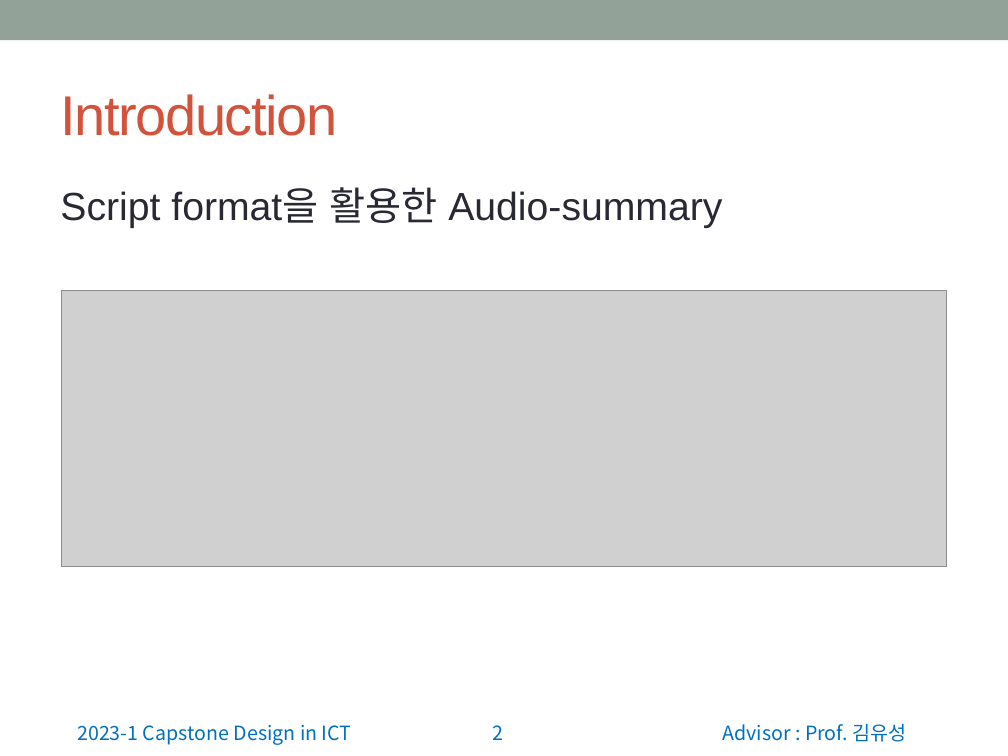
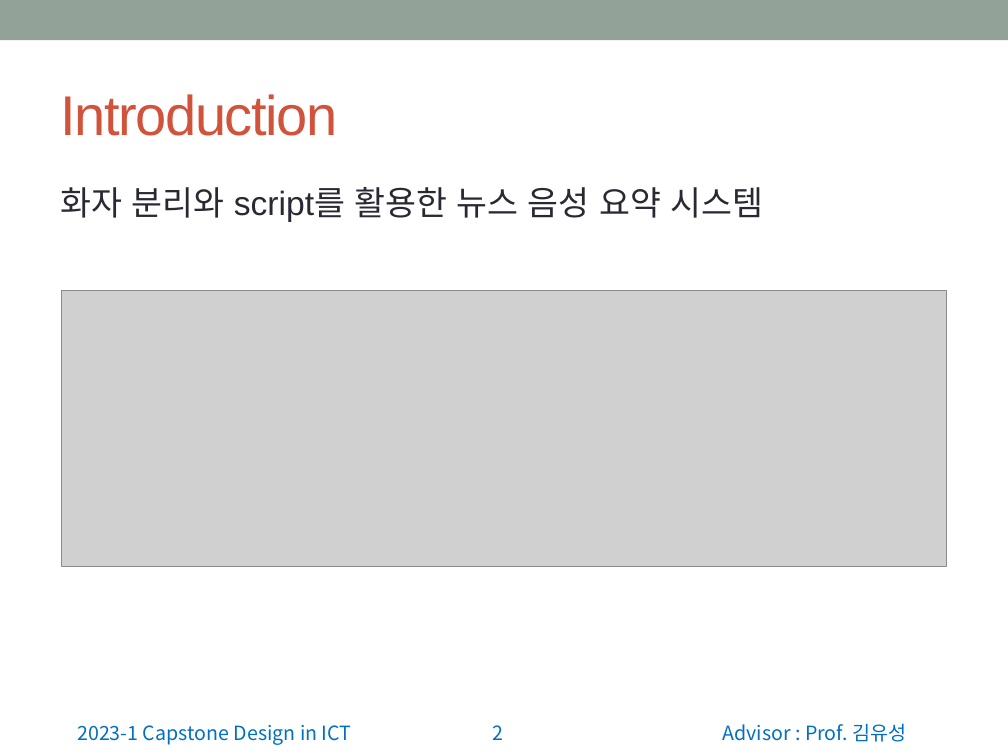
Before and after one commit to wonchul98/audio-to-summary, a slide deck: slide 2 of ppt/0403_2조_주제 발표.pptx. Drawn at 1008x756 pixels with LibreOffice and Linux fonts; fonts in the diff are those of the drawing; grey boxes stand for pictures. Boxes give left, top, right and bottom in pixels: in the first picture for what was removed or moved away, otherwise in the second. Text is boxed around its words. In the diff, an @@ line names an element or a change of style, - is before the commit and + after.

```diff
--- a/ppt/0403_2조_주제 발표.pptx
+++ b/ppt/0403_2조_주제 발표.pptx
@@ text at box(60, 187, 763, 222): text changed; size 28 to 24 pt @@
-Script format을 활용한 Audio-summary
+화자 분리와 script를 활용한 뉴스 음성 요약 시스템
```
Also in this commit, not shown: 1 other slide changed, 1 slide added.
